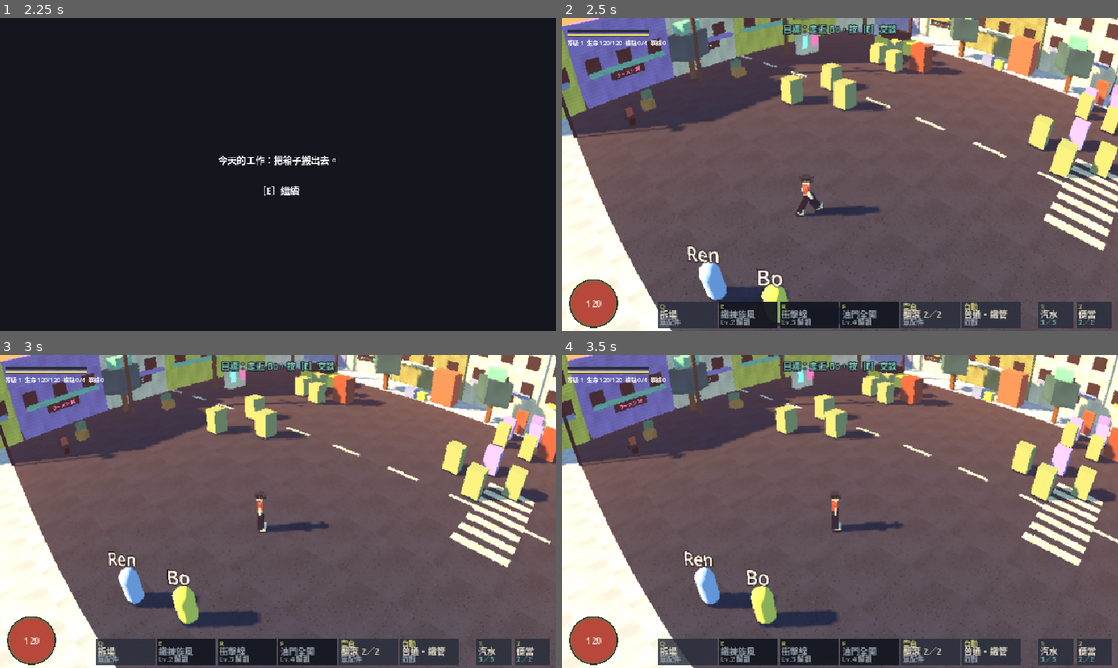
Above: before the commit, frames 1-4 (two rows, left to right).
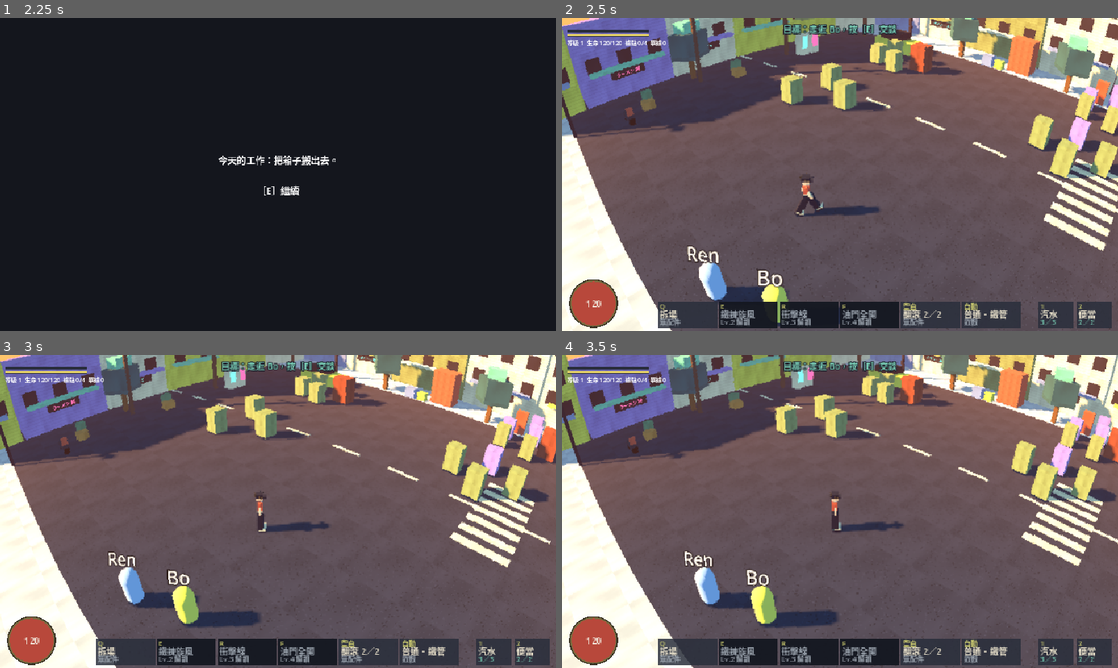
Above: after the commit, the same moments.

Repository: yauchai2/Game-Lab-2
Game: Godot game, scene res://game/title.tscn
The game is run twice, just before and just after one commit, with the same random seed, the same clock (stepped at 60 frames per second) and the same inputs.
Inputs (mouse positions are in pixels of both pictures, inside the frame that each line leads up to):
- Up to frame 1 (2.25 s): click "新遊戲" at 0.5 s; click "選擇" at 1.25 s; tap Enter at 2 s; move the mouse to (400, 158) at 2.02 s; hold D from 2.03 s (still down); tap E at 2.1 s; click (400, 158) at 2.17 s
- Up to frame 2 (2.5 s): keep holding D; tap Space at 2.27 s
- Up to frame 3 (3 s): release D at 2.75 s; drag from (166, 527) to (250, 574) at 2.77 s
- Up to frame 4 (3.5 s): no input

Frame 1 is identical in both runs. In frame 2, 0.3% of the frame differs, in the area x 40-100%, y 7-63%; in frame 3, 0.3%; in frame 4, 0.3%.

Commit message:
第三步：角色與敵人筆觸貼圖；更新風格指南
Co-Authored-By: Claude Sonnet 5.5 <noreply@anthropic.com>
Claude-Session: https://claude.ai/code/session_018tqqU7rwEZ4u67toavQ9ri

Diff:
--- a/game/scripts/enemy.gd
+++ b/game/scripts/enemy.gd
@@ -15,6 +15,7 @@
 var camp := ""
 var cooldown := 0.0
 var knockback := Vector3.ZERO
+const PAINTER := preload("res://game/scripts/painter.gd")
 var _material := StandardMaterial3D.new()
 
 const SFX := preload("res://game/scripts/sfx.gd")
@@ -48,6 +49,8 @@
 		add_to_group(camp)
 	_material.albedo_color = base_color
 	mesh.material_override = _material
+	_material.albedo_texture = null
+	PAINTER.apply_material(_material)
 	if show_bar:
 		_make_bar()
 
--- a/game/scripts/jax.gd
+++ b/game/scripts/jax.gd
@@ -33,6 +33,7 @@
 var gear_hp_bonus := 0
 var next_uid := 1
 const TALENTS := preload("res://game/scripts/talents.gd")
+const PAINTER := preload("res://game/scripts/painter.gd")
 var talents: Array = []
 var talent_bonus := 0
 var item_rolls := 0
@@ -117,6 +118,7 @@
 	char_id = PROGRESS.character
 	if char_id == "skye":
 		_become_skye()
+	PAINTER.paint(model)
 	_load_progress()
 	if PROGRESS.data.is_empty():
 		_give_starter_weapon()
--- /dev/null
+++ b/game/scripts/painter.gd
@@ -0,0 +1,37 @@
+extends RefCounted
+## 手繪感貼圖：把程式生成的灰階筆觸貼圖乘上角色／敵人原本嘅顏色，唔改變顏色分區。
+
+static var grain: ImageTexture = null
+
+static func _grain() -> ImageTexture:
+	if grain != null:
+		return grain
+	var n := FastNoiseLite.new()
+	n.seed = 23
+	n.noise_type = FastNoiseLite.TYPE_SIMPLEX_SMOOTH
+	var img := Image.create(32, 32, false, Image.FORMAT_RGB8)
+	for y in 32:
+		for x in 32:
+			var v := 0.92 + n.get_noise_2d(x * 2.5, y * 0.8) * 0.14
+			img.set_pixel(x, y, Color(v, v, v))
+	img.generate_mipmaps()
+	grain = ImageTexture.create_from_image(img)
+	return grain
+
+static func apply_material(m: StandardMaterial3D) -> void:
+	m.albedo_texture = _grain()
+	m.uv1_triplanar = true
+	m.uv1_scale = Vector3.ONE * 1.5
+	m.texture_filter = BaseMaterial3D.TEXTURE_FILTER_NEAREST_WITH_MIPMAPS
+
+## 角色模型：每個表面嘅材質複製一份再貼圖（唔影響共用資源）。
+static func paint(root: Node) -> void:
+	for mi: MeshInstance3D in root.find_children("*", "MeshInstance3D", true, false):
+		if mi.mesh == null:
+			continue
+		for i in mi.mesh.get_surface_count():
+			var src := mi.get_active_material(i)
+			if src is StandardMaterial3D:
+				var m: StandardMaterial3D = src.duplicate()
+				apply_material(m)
+				mi.set_surface_override_material(i, m)
Not shown, changed: docs/art/style-guide.md
